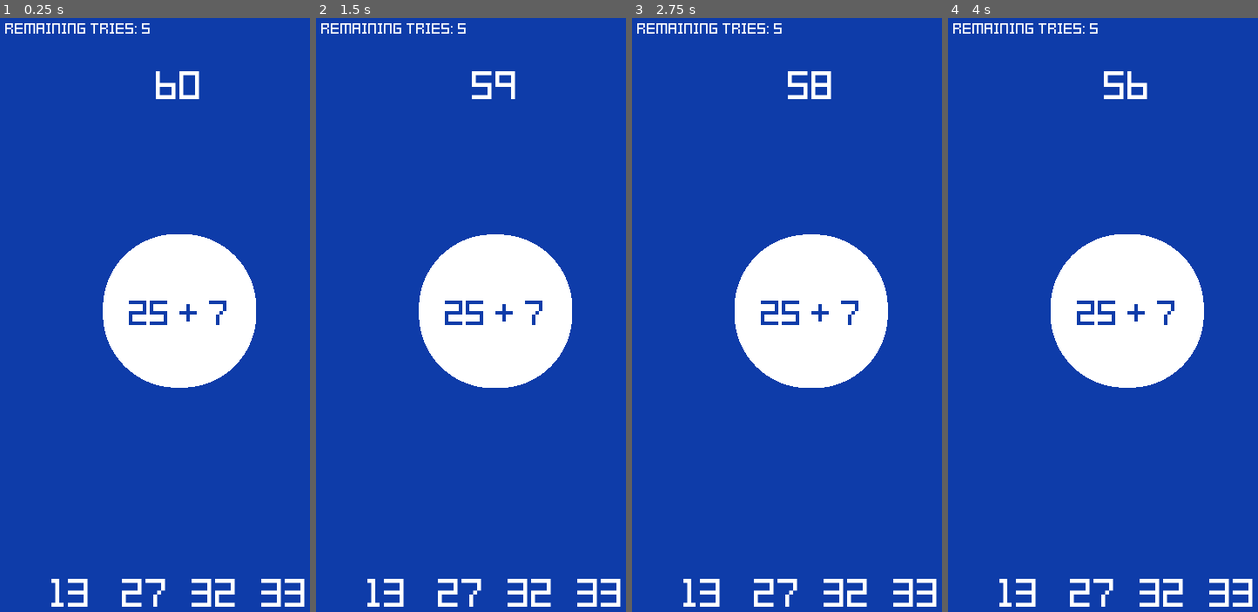
Above: before the commit, frames 1-4 (left to right).
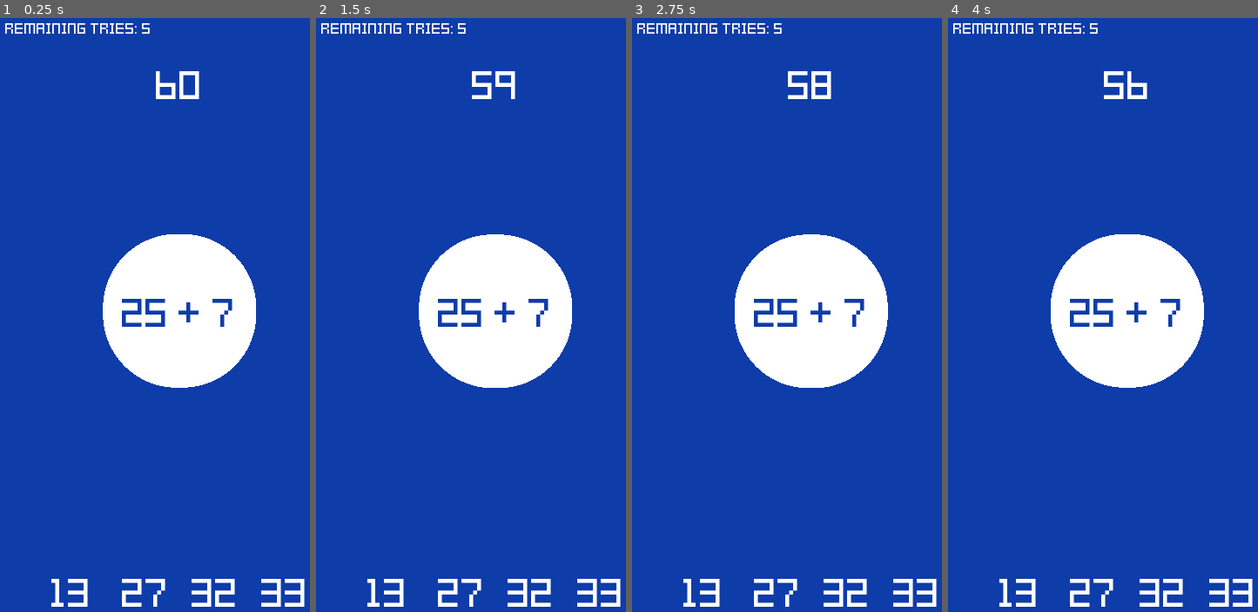
Above: after the commit, the same moments.

Repository: msanatan/Approximately
Game: Godot game, scene res://Scenes/Game.tscn
Two runs of this game, one before a commit and one after it. Both use one fixed random seed, a clock stepped at 60 frames per second and the inputs below. The project has no main scene, so this scene is started directly.
Inputs:
- Up to frame 1 (0.25 s): no input
- Up to frame 2 (1.5 s): tap Enter at 0.5 s
- Up to frame 3 (2.75 s): no input
- Up to frame 4 (4 s): tap Space at 3.5 s

The runs differ from the first frame. In frame 1, 0.5% of the frame differs, in the area x 39-75%, y 47-52%; in frame 2, 0.5%; in frame 3, 0.5%; in frame 4, 0.5%.

Commit message:
Only scale the circle sprite, not the entire Node
Easier to manipulate plus the font size is now accurate

Diff:
--- a/Scenes/Game.tscn
+++ b/Scenes/Game.tscn
@@ -22,7 +22,6 @@
 
 [node name="GrowingCircle" parent="." instance=ExtResource( 1 )]
 position = Vector2( 216, 352 )
-scale = Vector2( 0.5, 0.5 )
 
 [node name="Answers" parent="." instance=ExtResource( 2 )]
 
--- a/Scenes/Game/GrowingCircle.tscn
+++ b/Scenes/Game/GrowingCircle.tscn
@@ -7,13 +7,14 @@
 font_path = "res://Assets/Fonts/Kenney Pixel Square.ttf"
 
 [sub_resource type="DynamicFont" id=2]
-size = 64
+size = 36
 font_data = SubResource( 3 )
 
 [node name="GrowingCircle" type="Node2D"]
 script = ExtResource( 2 )
 
 [node name="Sprite" type="Sprite" parent="."]
+scale = Vector2( 0.5, 0.5 )
 texture = ExtResource( 1 )
 
 [node name="Label" type="Label" parent="."]
